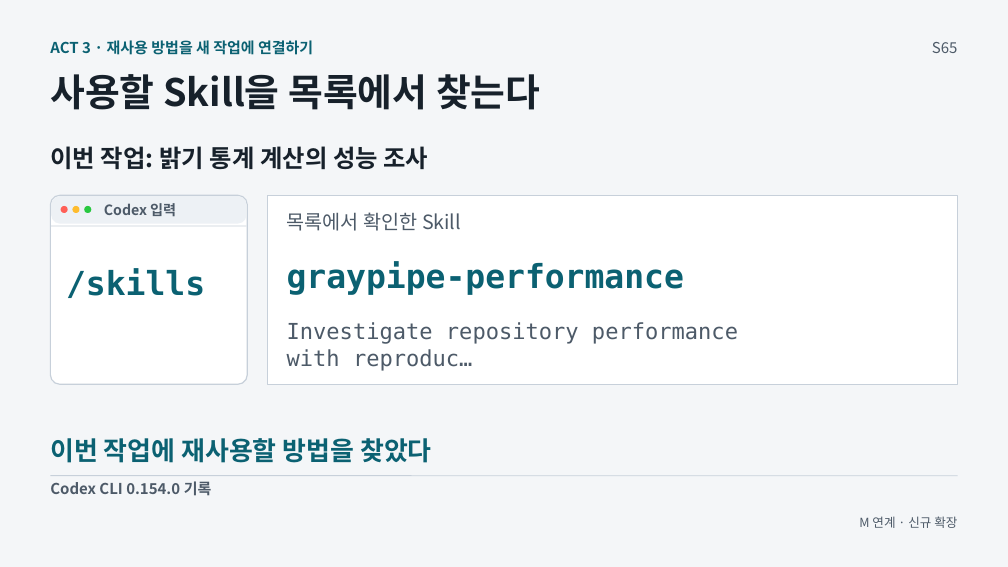
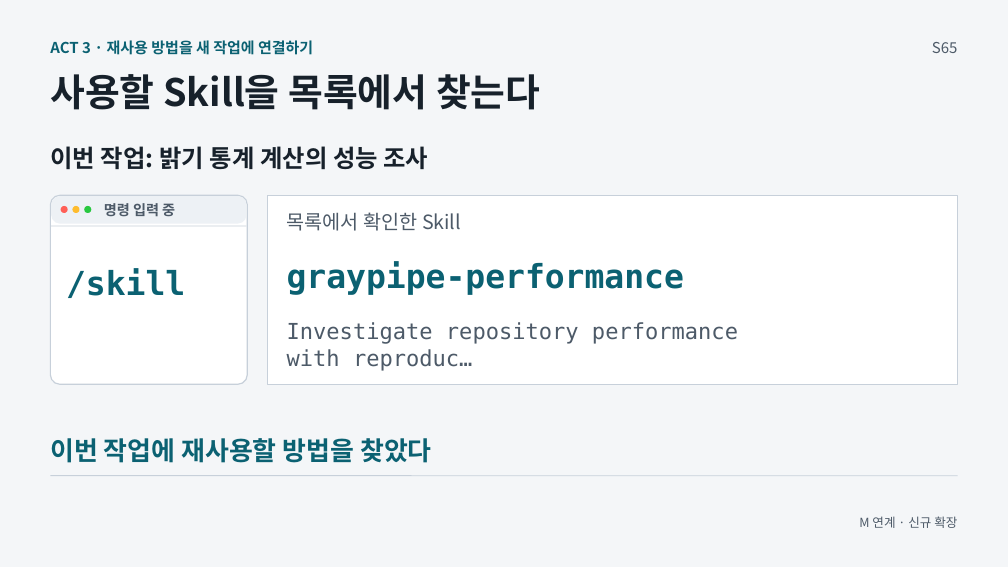
Before and after one commit to GideokKim/ai-dev-training, a slide deck: slide 6 of production/ACT_3.pptx. Drawn at 1008x567 pixels with LibreOffice and Linux fonts; fonts in the diff are those of the drawing. Boxes give left, top, right and bottom in pixels: in the first picture for what was removed or moved away, otherwise in the second. Text is boxed around its words. In the diff, an @@ line names an element or a change of style, - is before the commit and + after.

```diff
--- a/production/ACT_3.pptx
+++ b/production/ACT_3.pptx
@@ text at (x1=104, y1=203, x2=175, y2=217): text changed @@
-Codex 입력
+명령 입력 중
@@ text at (x1=66, y1=268, x2=185, y2=298): text changed @@
-/skills
+/skill
@@ text removed at (x1=50, y1=481, x2=212, y2=496) @@
-Codex CLI 0.154.0 기록
```
Also in this commit, not shown: 1 other slide changed, 36 other files.
